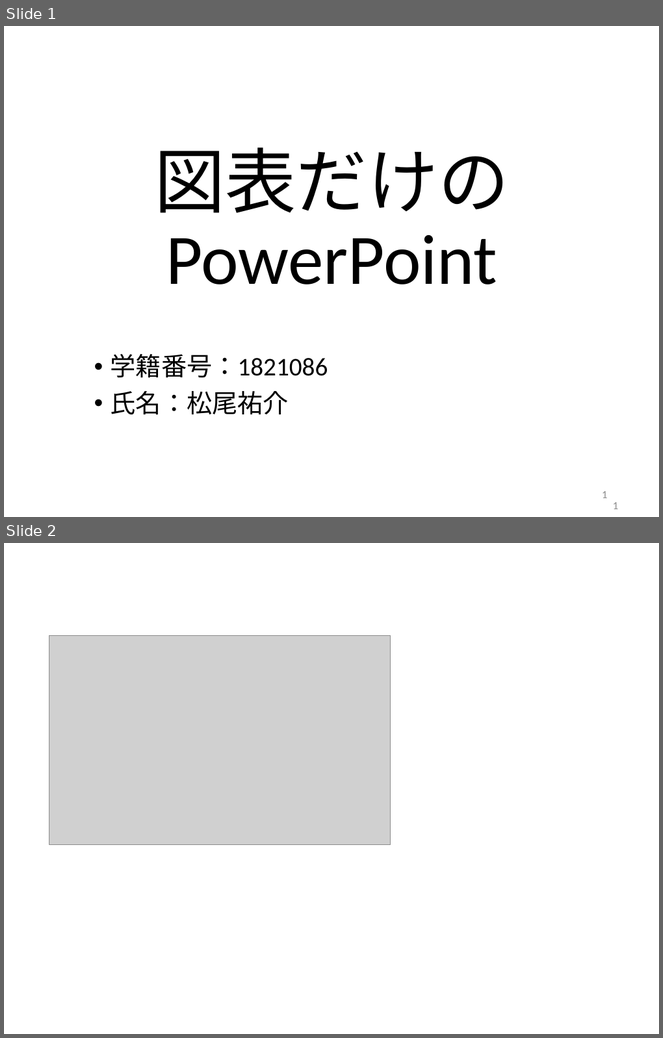
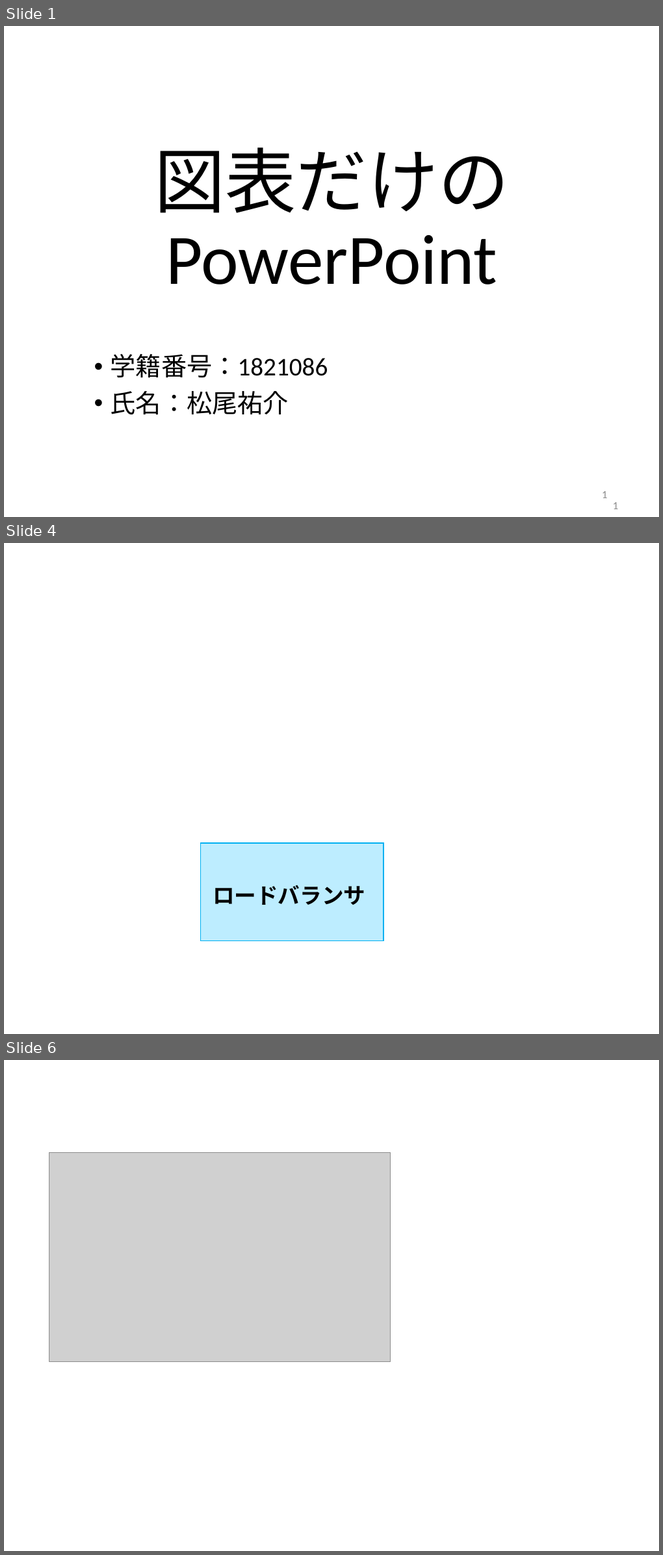
Before and after one commit to kait-takanolab/1821086_matsuo_thesis, a slide deck: meeting/1821086_matsuo_Chart.pptx. Shown one above the other, each under a label of ours: slides 1 and 2 before the commit, slides 1, 4 and 6 after it; the slides between them are not shown. The pictures are 663x1038 and 663x1555 pixels, drawn with LibreOffice and Linux fonts; fonts in the diff are those of the drawing; grey boxes stand for pictures. Boxes give left, top, right and bottom in pixels: in the first picture for what was removed or moved away, otherwise in the second. Text is boxed around its words. In the diff, an @@ line names an element or a change of style, - is before the commit and + after.

```diff
--- a/meeting/1821086_matsuo_Chart.pptx
+++ b/meeting/1821086_matsuo_Chart.pptx
@@ slide 4 added at box(4, 543, 659, 1034), background #FFFFFF @@
@@ rectangle added at box(200, 843, 384, 941), fill #BDEDFF, outline #01B0F1 1 pt @@
@@ text added at box(213, 886, 365, 905), 24 pt, text #000000, bold @@
+ロードバランサ
@@ what was slide 2 is now slide 6 @@
```
Also in this commit, not shown: 1 slide changed, 3 other slides added, 17 other files.
